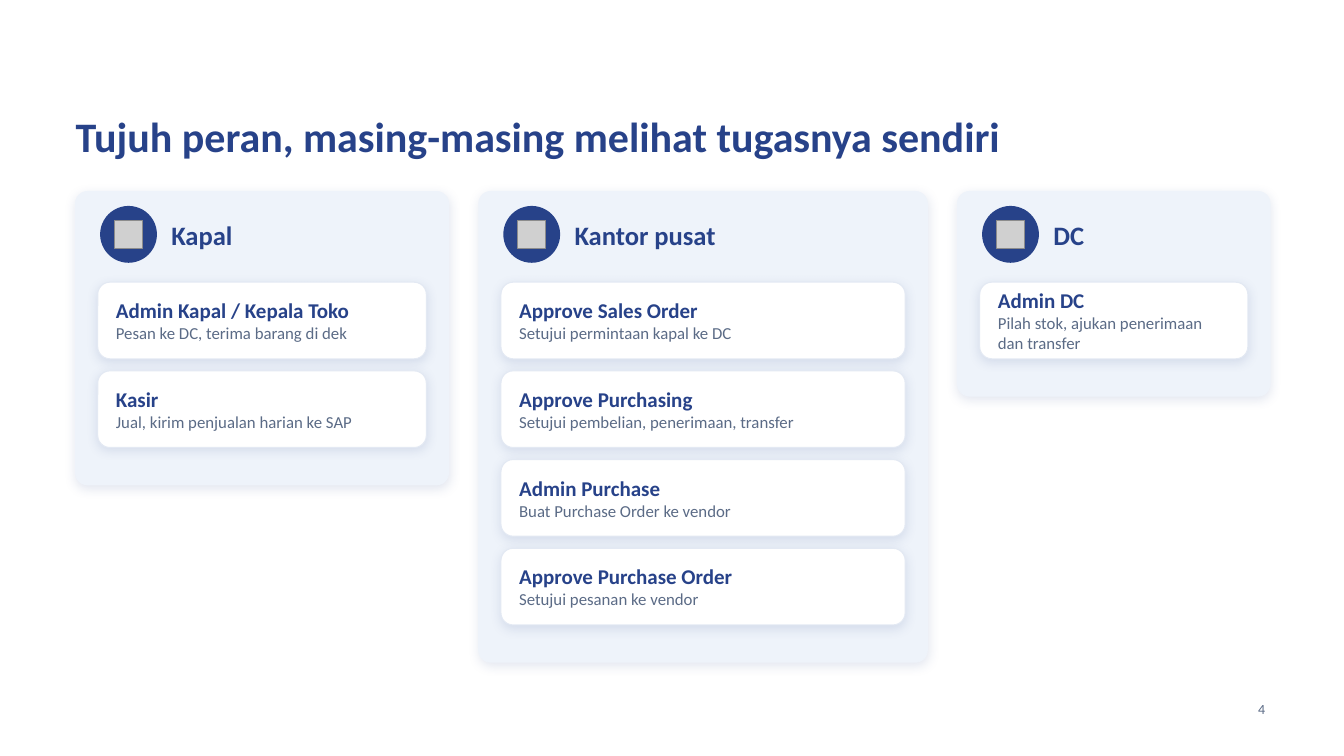
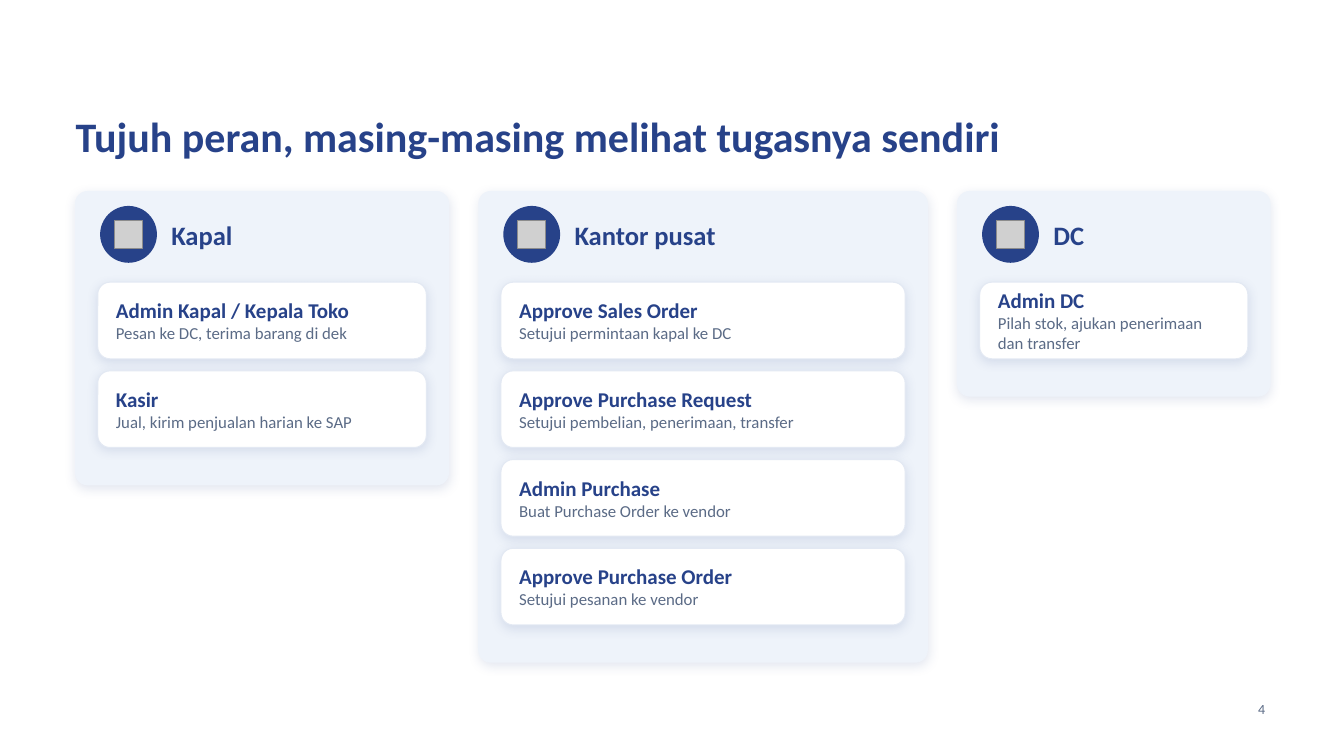
Before and after one commit to alfiandarmawan35/claude, a slide deck: slide 4 of docs/PID_POS_Paparan_Direksi_Template.pptx. Drawn at 1344x756 pixels with LibreOffice and Linux fonts; fonts in the diff are those of the drawing; grey boxes stand for pictures; background and template pictures are left out. Boxes give left, top, right and bottom in pixels: in the first picture for what was removed or moved away, otherwise in the second. Text is boxed around its words. In the diff, an @@ line names an element or a change of style, - is before the commit and + after.

```diff
--- a/docs/PID_POS_Paparan_Direksi_Template.pptx
+++ b/docs/PID_POS_Paparan_Direksi_Template.pptx
@@ text at (x1=519, y1=392, x2=752, y2=411): text changed @@
-Approve Purchasing
+Approve Purchase Request
```
Also in this commit, not shown: 1 other file.
